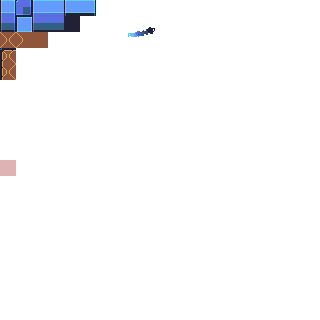
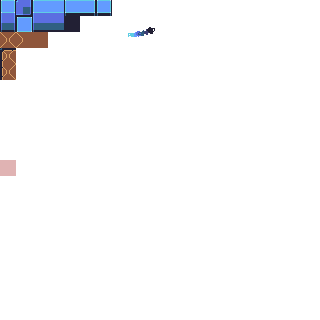
Layers edited between the first and the second w=320, h=320 image:
painted on "Layer" over [96, 0, 112, 16]
